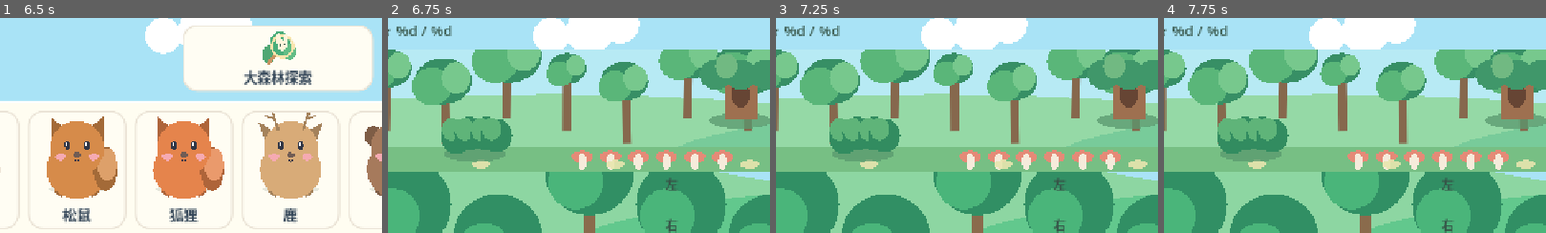
Above: before the commit, frames 1-4 (left to right).
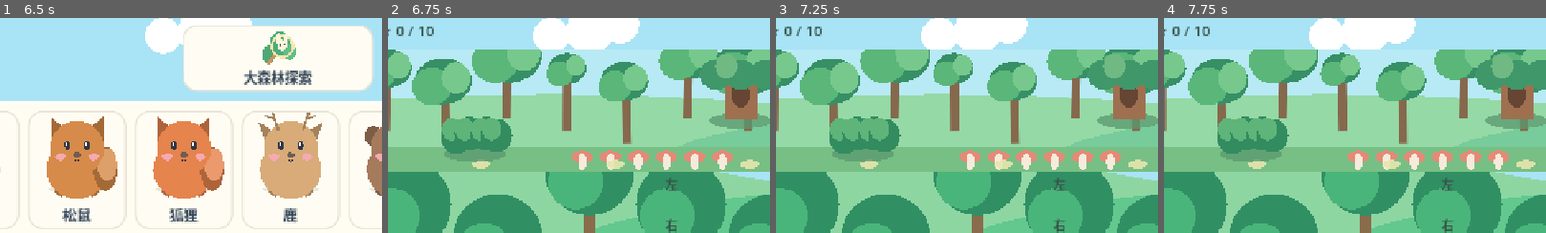
Above: after the commit, the same moments.

Repository: jimmy0933b3-sudo/farm
Game: Godot game, scene res://scenes/Main.tscn
Same seed, same stepped clock (60 frames per second), same inputs: the game is played once before the commit and once after it.
Inputs (mouse positions are % of the whole screen's width and height, from its top left):
- Up to frame 1 (6.5 s): click (30, 38) at 0.52 s; click "返回" at 1.25 s; click (30, 38) at 2.02 s; click "家長" at 2.75 s; click (50, 51) at 3.52 s; type "12" at 3.6 s; click "確認" at 4.25 s; click "返回" at 5 s; click (50, 38) at 5.77 s
- Up to frame 2 (6.75 s): click (50, 28) at 6.5 s
- Up to frame 3 (7.25 s): no input
- Up to frame 4 (7.75 s): click "再聽一次" at 7.25 s
The pictures show only the part of the screen within x 14-64%, y 19-69%; the shares and areas given below are measured in that part.

Frame 1 is identical in both runs. In frame 2, 0.4% of the frame differs, in the area x 2-17%, y 3-9%; in frame 3, 0.4%; in frame 4, 0.4%.

Commit message:
fix: format 10-animal progress counter with both numeric values

Diff:
--- a/scripts/ForestDiscovery.gd
+++ b/scripts/ForestDiscovery.gd
@@ -190,7 +190,7 @@
 	var animal=_get_animal(current_target())
 	target_art.setup(animal)
 	target_label.text="找一找：%s" % str(animal.get("name","動物"))
-	status_label.text="★ %d / %d" % found.size()
+	status_label.text="★ %d / %d" % [found.size(),ORDER.size()]
 	subtitle.text="左右滑動森林，再點樹叢找找看！"
 	for spot in spots:
 		spot.set_hint(false)
